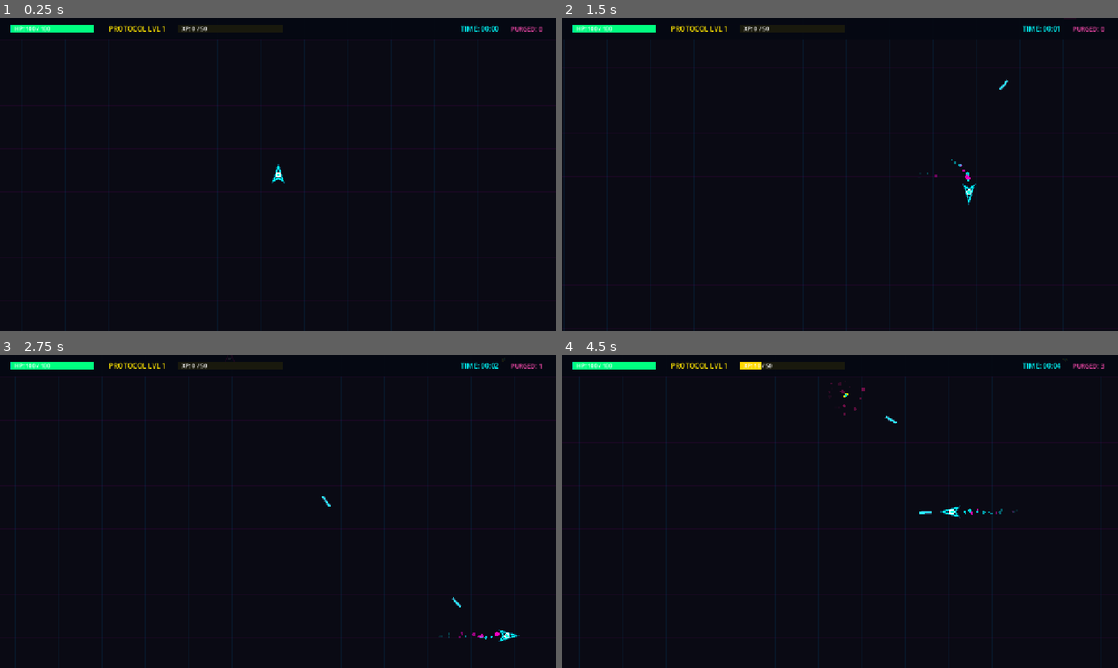
Above: before the commit, frames 1-4 (two rows, left to right).
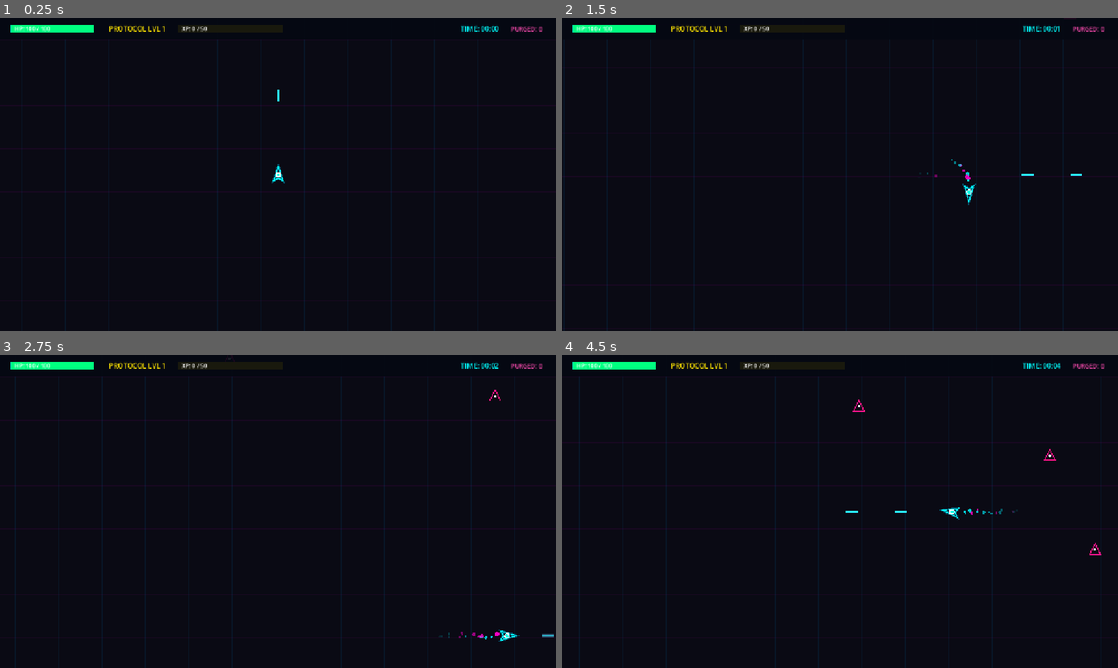
Above: after the commit, the same moments.

Repository: aarongmn7/Cyber-survivor
Game: Godot game, scene res://main.tscn
The game is run twice, just before and just after one commit, with the same random seed, the same clock (stepped at 60 frames per second) and the same inputs.
Inputs (mouse positions are in pixels of both pictures, inside the frame that each line leads up to):
- Up to frame 1 (0.25 s): no input
- Up to frame 2 (1.5 s): tap Enter at 0.5 s; move the mouse to (962, 158) at 0.52 s; hold Right (ui_right) 0.53-1.28 s; tap R at 0.6 s; click (962, 158) at 0.67 s; tap Space at 0.77 s; move the mouse to (728, 190) at 1.27 s; hold Down (ui_down) from 1.28 s (still down); tap 1 at 1.35 s; click (728, 190) at 1.42 s
- Up to frame 3 (2.75 s): tap Space at 1.52 s; tap R at 1.55, 2.3 s; move the mouse to (333, 442) at 2.02 s; release Down (ui_down) at 2.03 s; hold Right (ui_right) from 2.03 s (still down); tap 2 at 2.1 s; click (333, 442) at 2.17 s
- Up to frame 4 (4.5 s): move the mouse to (812, 574) at 2.77 s; release Right (ui_right) at 2.78 s; hold Up (ui_up) 2.78-3.53 s; tap 3 at 2.85 s; click (812, 574) at 2.92 s; tap Space at 3.02, 3.77 s; tap R at 3.05, 3.6 s; move the mouse to (1006, 558) at 3.52 s; hold Left (ui_left) from 3.53 s (still down); click (1006, 558) at 3.67 s; move the mouse to (673, 464) at 4.27 s; tap Enter at 4.35 s; click (673, 464) at 4.42 s

The runs differ from the first frame. In frame 1, less than 0.1% of the frame differs, in the area x 49-51%, y 22-27%; in frame 2, less than 0.1%; in frame 3, less than 0.1%; in frame 4, 0.4%, in the area x 32-98%, y 2-64%.

Commit message:
fix(combat): disparos frontais em linha reta com dispersao via cursor e toque

Diff:
--- a/app/main.gd
+++ b/app/main.gd
@@ -37,6 +37,8 @@
 var player_health: float = BASE_PLAYER_MAX_HEALTH
 var player_max_health: float = BASE_PLAYER_MAX_HEALTH
 var invulnerable_timer: float = 0.0
+var cursor_pos: Vector2 = Vector2.ZERO
+var cursor_active: bool = false
 
 # Stats & Progression
 var score: int = 0
@@ -292,7 +294,8 @@
 	if move_input != Vector2.ZERO:
 		move_input = move_input.normalized()
 		player_velocity = player_velocity.move_toward(move_input * player_speed, 2600.0 * delta)
-		player_angle = move_input.angle()
+		if not cursor_active:
+			player_angle = move_input.angle()
 		# Thruster particles
 		if randf() < 0.6:
 			var thruster_pos := player_pos - move_input * 16.0
@@ -317,32 +320,20 @@
 	var margin: float = 30.0
 	player_pos.x = clamp(player_pos.x, margin, vp_size.x - margin)
 	player_pos.y = clamp(player_pos.y, margin + 45.0, vp_size.y - margin)
+	if cursor_active and player_pos.distance_to(cursor_pos) > 5.0:
+		player_angle = (cursor_pos - player_pos).angle()
 	grid_offset += player_velocity * delta * 0.35
 
 func handle_auto_combat(delta: float) -> void:
 	laser_cooldown_timer -= delta
 	var current_cooldown: float = BASE_LASER_COOLDOWN * fire_rate_multiplier
 	if laser_cooldown_timer <= 0.0:
-		var target: Dictionary = find_nearest_enemy()
-		if not target.is_empty() and target.has("pos"):
-			fire_lasers(Vector2(target["pos"]))
-			laser_cooldown_timer = current_cooldown
-			test_shot_fired = true
-
-func find_nearest_enemy() -> Dictionary:
-	var closest_enemy = null
-	var closest_dist: float = 999999.0
-	for enemy in enemies:
-		var d: float = player_pos.distance_to(enemy.pos)
-		if d < closest_dist:
-			closest_dist = d
-			closest_enemy = enemy
-	if closest_enemy != null:
-		return closest_enemy
-	return {}
-
-func fire_lasers(target_pos: Vector2) -> void:
-	var base_dir := (target_pos - player_pos).normalized()
+		fire_lasers()
+		laser_cooldown_timer = current_cooldown
+		test_shot_fired = true
+
+func fire_lasers() -> void:
+	var base_dir := Vector2.from_angle(player_angle)
 	if base_dir == Vector2.ZERO:
 		base_dir = Vector2.RIGHT
 
@@ -351,14 +342,14 @@
 		for a in angles:
 			var dir := base_dir.rotated(a)
 			lasers.append({
-				"pos": player_pos + dir * 18.0,
+				"pos": player_pos + dir * 20.0,
 				"vel": dir * BASE_LASER_SPEED,
 				"damage": BASE_LASER_DAMAGE,
 				"life": 1.4
 			})
 	else:
 		lasers.append({
-			"pos": player_pos + base_dir * 18.0,
+			"pos": player_pos + base_dir * 20.0,
 			"vel": base_dir * BASE_LASER_SPEED,
 			"damage": BASE_LASER_DAMAGE,
 			"life": 1.4
@@ -683,6 +674,14 @@
 
 # Input handling for menus and restart
 func _unhandled_input(event: InputEvent) -> void:
+	if state == GameState.PLAYING:
+		if event is InputEventMouseMotion:
+			if event.position.y > 55.0:
+				cursor_pos = event.position
+				cursor_active = true
+		elif event is InputEventKey and event.pressed:
+			if event.keycode in [KEY_W, KEY_A, KEY_S, KEY_D, KEY_UP, KEY_DOWN, KEY_LEFT, KEY_RIGHT]:
+				cursor_active = false
 	if state == GameState.LEVEL_UP:
 		if event is InputEventKey and event.pressed:
 			if event.keycode == KEY_1:
@@ -1010,6 +1009,7 @@
 	frame_counter += 1
 	# 1. Test move
 	player_pos += Vector2(1, 0) * player_speed * delta
+	player_angle = 0.0
 	test_moved = true
 
 	# 2. Test act
